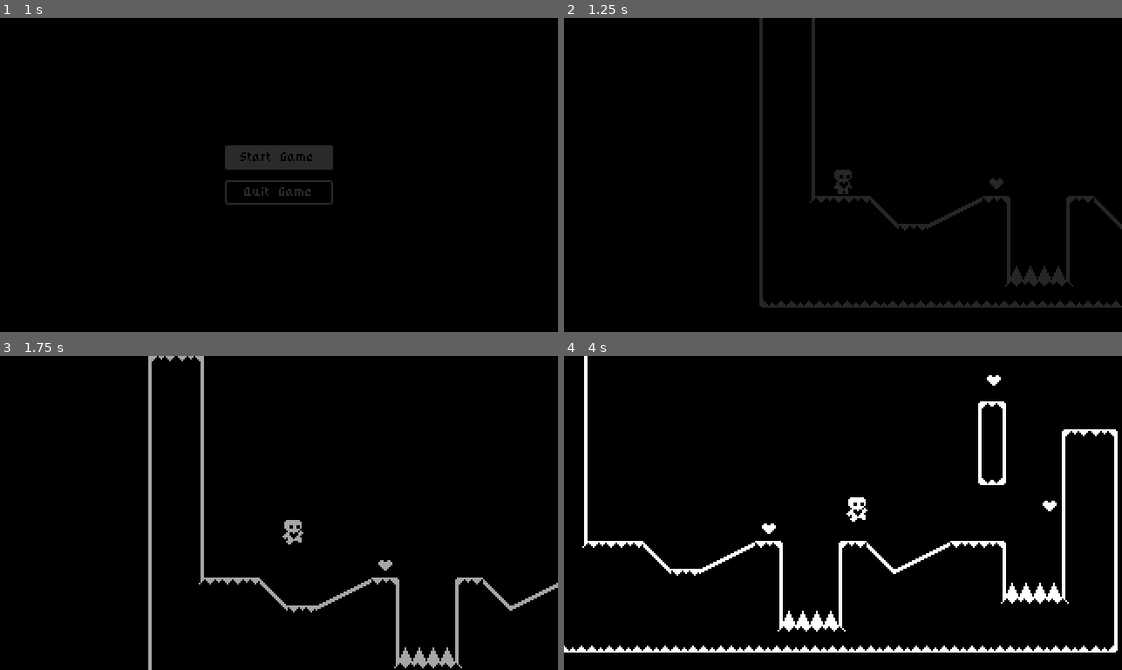
Above: before the commit, frames 1-4 (two rows, left to right).
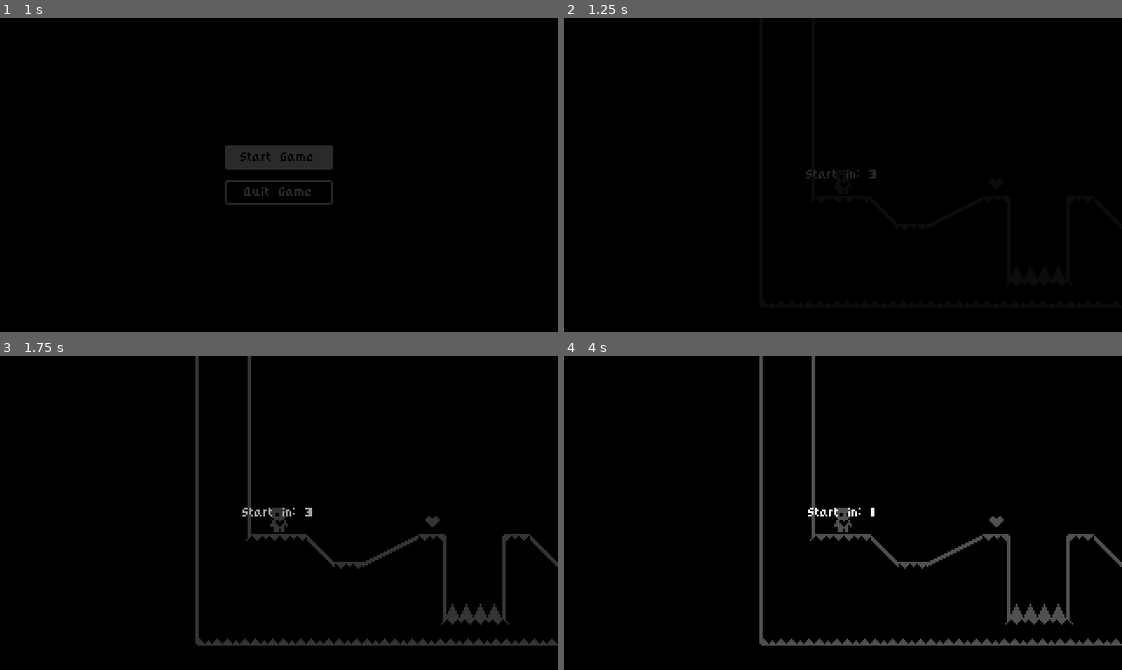
Above: after the commit, the same moments.

Repository: Hitchhiker-Dave/Heart_Beast_Tutorial_Godot4
Game: Godot game, scene res://Scenes/start_menu.tscn
The game is run twice, just before and just after one commit, with the same random seed, the same clock (stepped at 60 frames per second) and the same inputs. Before the commit the project starts from res://start_menu.tscn.
Inputs:
- Up to frame 1 (1 s): click "Start Game" at 0.5 s
- Up to frame 2 (1.25 s): no input
- Up to frame 3 (1.75 s): hold Right (move_right) from 1.28 s (still down); hold Space (jump) from 1.28 s (still down)
- Up to frame 4 (4 s): release Space (jump) at 2.03 s; tap Space (jump) at 2.1, 2.27, 2.57, 3.6, 3.77 s; release Right (move_right) at 2.78 s; hold A (move_left) 2.78-3.53 s; hold Space (jump) 2.78-3.53 s; hold Right (move_right) from 3.53 s (still down)

Frame 1 is identical in both runs. In frame 2, 3.4% of the frame differs, in the area x 35-100%, y 0-93%; in frame 3, 6.1%; in frame 4, 8.7%, in the area x 0-100%, y 0-95%.

Commit message:
Tutorial Finished
Added Countdown and Level Timers as well as a victory screen.

Diff:
--- a/heart.tscn
+++ b/Scenes/heart.tscn
@@ -1,7 +1,7 @@
 [gd_scene load_steps=4 format=3 uid="uid://dbe34lbggrck1"]
 
 [ext_resource type="Script" path="res://Node2D.gd" id="1_fax60"]
-[ext_resource type="Texture2D" uid="uid://b5k64x57ap15u" path="res://heart.png" id="2_65ii2"]
+[ext_resource type="Texture2D" uid="uid://b5k64x57ap15u" path="res://sprites/heart.png" id="2_65ii2"]
 
 [sub_resource type="CircleShape2D" id="CircleShape2D_6bvop"]
 radius = 6.0
--- a/level_1.tscn
+++ b/Scenes/level_1.tscn
@@ -1,10 +1,10 @@
 [gd_scene load_steps=6 format=3 uid="uid://ddm4ejq2mdu3n"]
 
-[ext_resource type="PackedScene" uid="uid://c0b2l12gxrpb3" path="res://world.tscn" id="1_fw8mw"]
-[ext_resource type="PackedScene" uid="uid://bdk8vctr8b2mg" path="res://level_2.tscn" id="2_1bumn"]
-[ext_resource type="PackedScene" uid="uid://bmsevnlhgedh5" path="res://level_tile_map.tscn" id="2_fhpfv"]
-[ext_resource type="PackedScene" uid="uid://pxstnau1emlp" path="res://spikes.tscn" id="3_2eiqw"]
-[ext_resource type="PackedScene" uid="uid://dbe34lbggrck1" path="res://heart.tscn" id="4_5bxkt"]
+[ext_resource type="PackedScene" uid="uid://c0b2l12gxrpb3" path="res://Scenes/world.tscn" id="1_fw8mw"]
+[ext_resource type="PackedScene" uid="uid://bdk8vctr8b2mg" path="res://Scenes/level_2.tscn" id="2_1bumn"]
+[ext_resource type="PackedScene" uid="uid://bmsevnlhgedh5" path="res://Scenes/level_tile_map.tscn" id="2_fhpfv"]
+[ext_resource type="PackedScene" uid="uid://pxstnau1emlp" path="res://Scenes/spikes.tscn" id="3_2eiqw"]
+[ext_resource type="PackedScene" uid="uid://dbe34lbggrck1" path="res://Scenes/heart.tscn" id="4_5bxkt"]
 
 [node name="Level_1" instance=ExtResource("1_fw8mw")]
 next_level = ExtResource("2_1bumn")
--- a/level_2.tscn
+++ b/Scenes/level_2.tscn
@@ -1,8 +1,8 @@
 [gd_scene load_steps=4 format=3 uid="uid://bdk8vctr8b2mg"]
 
-[ext_resource type="PackedScene" uid="uid://c0b2l12gxrpb3" path="res://world.tscn" id="1_nax1i"]
-[ext_resource type="PackedScene" uid="uid://pxstnau1emlp" path="res://spikes.tscn" id="2_viorl"]
-[ext_resource type="PackedScene" uid="uid://dbe34lbggrck1" path="res://heart.tscn" id="3_gpsel"]
+[ext_resource type="PackedScene" uid="uid://c0b2l12gxrpb3" path="res://Scenes/world.tscn" id="1_nax1i"]
+[ext_resource type="PackedScene" uid="uid://pxstnau1emlp" path="res://Scenes/spikes.tscn" id="2_viorl"]
+[ext_resource type="PackedScene" uid="uid://dbe34lbggrck1" path="res://Scenes/heart.tscn" id="3_gpsel"]
 
 [node name="Level_2" instance=ExtResource("1_nax1i")]
 
--- /dev/null
+++ b/Scenes/level_completed.tscn
@@ -0,0 +1,49 @@
+[gd_scene load_steps=2 format=3 uid="uid://ccqcots4kybt7"]
+
+[ext_resource type="Script" path="res://level_completed.gd" id="1_yakdp"]
+
+[node name="LevelCompleted" type="ColorRect"]
+process_mode = 3
+anchors_preset = 15
+anchor_right = 1.0
+anchor_bottom = 1.0
+grow_horizontal = 2
+grow_vertical = 2
+color = Color(0, 0, 0, 0.396078)
+script = ExtResource("1_yakdp")
+
+[node name="CenterContainer" type="CenterContainer" parent="."]
+layout_mode = 1
+anchors_preset = 15
+anchor_right = 1.0
+anchor_bottom = 1.0
+grow_horizontal = 2
+grow_vertical = 2
+
+[node name="VBoxContainer" type="VBoxContainer" parent="CenterContainer"]
+layout_mode = 2
+
+[node name="Label" type="Label" parent="CenterContainer/VBoxContainer"]
+layout_mode = 2
+theme_override_font_sizes/font_size = 18
+text = "Level Completed"
+horizontal_alignment = 1
+
+[node name="HBoxContainer" type="HBoxContainer" parent="CenterContainer/VBoxContainer"]
+layout_mode = 2
+alignment = 1
+
+[node name="RetryButton" type="Button" parent="CenterContainer/VBoxContainer/HBoxContainer"]
+unique_name_in_owner = true
+custom_minimum_size = Vector2(64, 16)
+layout_mode = 2
+text = "Retry"
+
+[node name="NextLevelButton" type="Button" parent="CenterContainer/VBoxContainer/HBoxContainer"]
+unique_name_in_owner = true
+custom_minimum_size = Vector2(64, 16)
+layout_mode = 2
+text = "Next Level"
+
+[connection signal="pressed" from="CenterContainer/VBoxContainer/HBoxContainer/RetryButton" to="." method="_on_retry_button_pressed"]
+[connection signal="pressed" from="CenterContainer/VBoxContainer/HBoxContainer/NextLevelButton" to="." method="_on_next_level_button_pressed"]
--- a/level_tile_map.tscn
+++ b/Scenes/level_tile_map.tscn
@@ -1,6 +1,6 @@
 [gd_scene load_steps=8 format=3 uid="uid://bmsevnlhgedh5"]
 
-[ext_resource type="Texture2D" uid="uid://oc0fo6fg4lw5" path="res://tileset.png" id="1_vicmi"]
+[ext_resource type="Texture2D" uid="uid://oc0fo6fg4lw5" path="res://sprites/tileset.png" id="1_vicmi"]
 [ext_resource type="Texture2D" uid="uid://cx15mkfgkscdf" path="res://slopes.png" id="2_6giho"]
 [ext_resource type="Texture2D" uid="uid://drua8oauxvr2e" path="res://slopes_flipped.png" id="3_v2hb0"]
 
--- /dev/null
+++ b/Scenes/victory_screen.tscn
@@ -0,0 +1,27 @@
+[gd_scene load_steps=2 format=3 uid="uid://dtpoi3vbucca0"]
+
+[ext_resource type="Script" path="res://victory_screen.gd" id="1_xq7l6"]
+
+[node name="VictoryScreen" type="CenterContainer"]
+anchors_preset = 15
+anchor_right = 1.0
+anchor_bottom = 1.0
+grow_horizontal = 2
+grow_vertical = 2
+script = ExtResource("1_xq7l6")
+
+[node name="VBoxContainer" type="VBoxContainer" parent="."]
+layout_mode = 2
+alignment = 1
+
+[node name="Label" type="Label" parent="VBoxContainer"]
+layout_mode = 2
+text = "You Win!"
+horizontal_alignment = 1
+
+[node name="MenuButton" type="Button" parent="VBoxContainer"]
+custom_minimum_size = Vector2(64, 16)
+layout_mode = 2
+text = "Return to Main Menu"
+
+[connection signal="pressed" from="VBoxContainer/MenuButton" to="." method="_on_menu_button_pressed"]
--- /dev/null
+++ b/Scenes/world.tscn
@@ -0,0 +1,98 @@
+[gd_scene load_steps=8 format=3 uid="uid://c0b2l12gxrpb3"]
+
+[ext_resource type="Script" path="res://world.gd" id="1_crp78"]
+[ext_resource type="PackedScene" uid="uid://cxhbgysk4o3wk" path="res://player.tscn" id="2_7xh2h"]
+[ext_resource type="PackedScene" uid="uid://bmsevnlhgedh5" path="res://Scenes/level_tile_map.tscn" id="2_ds16n"]
+[ext_resource type="PackedScene" uid="uid://ccqcots4kybt7" path="res://Scenes/level_completed.tscn" id="5_dxavg"]
+
+[sub_resource type="Animation" id="Animation_dqkf7"]
+length = 0.001
+tracks/0/type = "value"
+tracks/0/imported = false
+tracks/0/enabled = true
+tracks/0/path = NodePath("CanvasLayer/StartIn/CenterContainer/StartInLabel:text")
+tracks/0/interp = 1
+tracks/0/loop_wrap = true
+tracks/0/keys = {
+"times": PackedFloat32Array(0),
+"transitions": PackedFloat32Array(1),
+"update": 1,
+"values": ["Start in: 3"]
+}
+
+[sub_resource type="Animation" id="Animation_pr1xa"]
+resource_name = "countdown"
+length = 3.0
+tracks/0/type = "value"
+tracks/0/imported = false
+tracks/0/enabled = true
+tracks/0/path = NodePath("CanvasLayer/StartIn/CenterContainer/StartInLabel:text")
+tracks/0/interp = 1
+tracks/0/loop_wrap = true
+tracks/0/keys = {
+"times": PackedFloat32Array(0, 1, 2),
+"transitions": PackedFloat32Array(1, 1, 1),
+"update": 1,
+"values": ["Start in: 3", "Start in: 2", "Start in: 1
+"]
+}
+
+[sub_resource type="AnimationLibrary" id="AnimationLibrary_mwfca"]
+_data = {
+"RESET": SubResource("Animation_dqkf7"),
+"countdown": SubResource("Animation_pr1xa")
+}
+
+[node name="World" type="Node2D"]
+script = ExtResource("1_crp78")
+
+[node name="Player" parent="." instance=ExtResource("2_7xh2h")]
+
+[node name="CanvasLayer" type="CanvasLayer" parent="."]
+
+[node name="LevelCompleted" parent="CanvasLayer" instance=ExtResource("5_dxavg")]
+visible = false
+
+[node name="StartIn" type="ColorRect" parent="CanvasLayer"]
+unique_name_in_owner = true
+offset_right = 320.0
+offset_bottom = 180.0
+size_flags_horizontal = 3
+color = Color(0, 0, 0, 0.686275)
+
+[node name="CenterContainer" type="CenterContainer" parent="CanvasLayer/StartIn"]
+layout_mode = 1
+anchors_preset = 15
+anchor_right = 1.0
+anchor_bottom = 1.0
+grow_horizontal = 2
+grow_vertical = 2
+
+[node name="StartInLabel" type="Label" parent="CanvasLayer/StartIn/CenterContainer"]
+unique_name_in_owner = true
+layout_mode = 2
+text = "Start in: 3"
+
+[node name="CenterContainer" type="CenterContainer" parent="CanvasLayer"]
+anchors_preset = 10
+anchor_right = 1.0
+offset_top = 4.0
+offset_bottom = 14.0
+grow_horizontal = 2
+
+[node name="LevelTimeLabel" type="Label" parent="CanvasLayer/CenterContainer"]
+unique_name_in_owner = true
+custom_minimum_size = Vector2(32, 0)
+layout_mode = 2
+vertical_alignment = 1
+
+[node name="LevelTileMap" parent="." instance=ExtResource("2_ds16n")]
+
+[node name="AnimationPlayer" type="AnimationPlayer" parent="."]
+process_mode = 3
+libraries = {
+"": SubResource("AnimationLibrary_mwfca")
+}
+
+[connection signal="next_level" from="CanvasLayer/LevelCompleted" to="." method="_on_level_completed_next_level"]
+[connection signal="retry" from="CanvasLayer/LevelCompleted" to="." method="_on_level_completed_retry"]
--- a/black_9slice.tres
+++ b/black_9slice.tres
@@ -1,6 +1,6 @@
 [gd_resource type="StyleBoxTexture" load_steps=2 format=3 uid="uid://cba6ugncvj6s2"]
 
-[ext_resource type="Texture2D" uid="uid://cpojm5y4m5dsa" path="res://black_9slice.png" id="1_mvu7r"]
+[ext_resource type="Texture2D" uid="uid://cpojm5y4m5dsa" path="res://sprites/black_9slice.png" id="1_mvu7r"]
 
 [resource]
 texture = ExtResource("1_mvu7r")
--- /dev/null
+++ b/level_completed.gd
@@ -0,0 +1,14 @@
+extends ColorRect
+
+#Custom signal delaration since this is a packed scene within World
+signal retry()
+signal next_level()
+
+@onready var retry_button = %RetryButton
+@onready var next_level_button = %NextLevelButton
+
+func _on_retry_button_pressed():
+	retry.emit()
+
+func _on_next_level_button_pressed():
+	next_level.emit()
--- a/level_completed.tscn
+++ /dev/null
@@ -1,22 +0,0 @@
-[gd_scene format=3 uid="uid://ccqcots4kybt7"]
-
-[node name="LevelCompleted" type="ColorRect"]
-anchors_preset = 15
-anchor_right = 1.0
-anchor_bottom = 1.0
-grow_horizontal = 2
-grow_vertical = 2
-color = Color(0, 0, 0, 0.396078)
-
-[node name="CenterContainer" type="CenterContainer" parent="."]
-layout_mode = 1
-anchors_preset = 15
-anchor_right = 1.0
-anchor_bottom = 1.0
-grow_horizontal = 2
-grow_vertical = 2
-
-[node name="Label" type="Label" parent="CenterContainer"]
-layout_mode = 2
-theme_override_font_sizes/font_size = 18
-text = "Level Completed"
--- a/player.gd
+++ b/player.gd
@@ -50,15 +50,15 @@
 	if is_on_floor(): air_jump = true
 
 	if is_on_floor() or coyote_jump_timer.time_left > 0.0:
-		#air_jump = true
 
-		if Input.is_action_just_pressed("jump"):
+		if Input.is_action_pressed("jump"): #used instead of is_action_just pressed for jump buffering
 			velocity.y = JUMP_VELOCITY #move and slide applies delta when changing velocity
 
 	#Must be an elif so that coyote time isn't overridden by the double jump
 	elif not is_on_floor(): #Handling for Short Hops; not an else statement due to coyote time condition above
 		if Input.is_action_just_released("jump") and velocity.y < JUMP_VELOCITY / 2: #If in the air and the jump key is released
 			velocity.y = JUMP_VELOCITY / 2
+			coyote_jump_timer.stop()
 
 		#Double Jump
 		if Input.is_action_just_pressed('jump') and air_jump and not just_wall_jumped:
@@ -112,7 +112,7 @@
 	if was_on_wall:
 		was_wall_normal = get_wall_normal()
 
-	update_animations(direction)
+
 
 	move_and_slide()
 
@@ -129,7 +129,9 @@
 	if just_left_wall:
 		wall_jump_timer.start()
 
+	update_animations(direction)
+
 #detect hazard; do not need to specifiy area as long as HazardDetector node looks towards the hazard layer
-func _on_hazard_detector_area_entered(area):
+func _on_hazard_detector_area_entered(_area):
 	#basically simulate instant death by "respawning" player at the starting position
 	global_position = starting_position
--- a/player.tscn
+++ b/player.tscn
@@ -2,7 +2,7 @@
 
 [ext_resource type="Script" path="res://player.gd" id="1_cuhup"]
 [ext_resource type="Resource" uid="uid://cblltk018d13h" path="res://DefaultMovementData.tres" id="2_6rych"]
-[ext_resource type="Texture2D" uid="uid://jecjo7fmyy7" path="res://player.png" id="2_iuy2l"]
+[ext_resource type="Texture2D" uid="uid://jecjo7fmyy7" path="res://sprites/player.png" id="2_iuy2l"]
 
 [sub_resource type="AtlasTexture" id="AtlasTexture_iy3sx"]
 atlas = ExtResource("2_iuy2l")
--- a/project.godot
+++ b/project.godot
@@ -11,14 +11,14 @@
 [application]
 
 config/name="Heartbeast Godot 4 Platformer Tutorial"
-run/main_scene="res://start_menu.tscn"
+run/main_scene="res://Scenes/start_menu.tscn"
 config/features=PackedStringArray("4.1", "Forward Plus")
 config/icon="res://icon.svg"
 
 [autoload]
 
 Events="*res://Events.gd"
-LevelTransition="*res://level_transition.tscn"
+LevelTransition="*res://Scenes/level_transition.tscn"
 
 [display]
 
--- a/start_menu.gd
+++ b/start_menu.gd
@@ -8,7 +8,7 @@
 
 func _on_start_game_button_pressed():
 	await LevelTransition.fade_to_black()
-	get_tree().change_scene_to_file("res://level_1.tscn")
+	get_tree().change_scene_to_file("res://Scenes/level_1.tscn")
 	LevelTransition.fade_from_black()
 
 
--- /dev/null
+++ b/victory_screen.gd
@@ -0,0 +1,7 @@
+extends CenterContainer
+
+func _ready():
+	LevelTransition.fade_from_black()
+
+func _on_menu_button_pressed():
+	get_tree().change_scene_to_file("res://Scenes/start_menu.tscn")
--- a/white_9slice.tres
+++ b/white_9slice.tres
@@ -1,6 +1,6 @@
 [gd_resource type="StyleBoxTexture" load_steps=2 format=3 uid="uid://bxqjwlnc1ru5m"]
 
-[ext_resource type="Texture2D" uid="uid://q3e4irngvoua" path="res://white_9slice.png" id="1_enjrd"]
+[ext_resource type="Texture2D" uid="uid://q3e4irngvoua" path="res://sprites/white_9slice.png" id="1_enjrd"]
 
 [resource]
 texture = ExtResource("1_enjrd")
--- a/world.gd
+++ b/world.gd
@@ -1,24 +1,60 @@
 extends Node2D
 
 @export var next_level: PackedScene
+
+var level_time = 0.0
+var start_level_msec = 0.0
 
 #accessing specific child nodes via code
 @onready var collision_polygon_2d = $StaticBody2D/CollisionPolygon2D
 @onready var polygon2d = $StaticBody2D/CollisionPolygon2D/Polygon2D
 @onready var level_completed = $CanvasLayer/LevelCompleted
+@onready var start_in = %StartIn
+@onready var start_in_label = %StartInLabel
+@onready var animation_player = $AnimationPlayer
+@onready var level_time_label = %LevelTimeLabel
 
 func _ready():
+	if not next_level is PackedScene:
+		level_completed.next_level_button.text = "Victory Screen"
+		next_level = load("res://Scenes/victory_screen.tscn")
+
 	Events.level_completed.connect(show_level_completed) #note: parenthesis not included to avoid function call
+
+	#A bunch of shit to handle pausing the game while a countdown plays
+	get_tree().paused = true
+	start_in.visible = true
+	LevelTransition.fade_from_black()
+	animation_player.play("countdown")
+	await animation_player.animation_finished
+	get_tree().paused = false
+	start_in.visible = false
+	start_level_msec = Time.get_ticks_msec()
+
+func _process(delta):
+	level_time = Time.get_ticks_msec() - start_level_msec
+	level_time_label.text = str(level_time / 1000.0)
+
+func retry_level():
+	await  LevelTransition.fade_to_black()
+	get_tree().paused = false
+	get_tree().change_scene_to_file(scene_file_path)
+
+func go_to_next_level():
+	if not next_level is PackedScene: return #Check if there is a next level
+
+	LevelTransition.fade_to_black()
+	get_tree().change_scene_to_packed(next_level) #use change_scene_to_packed instead of file since level templates are packed scenes
+	get_tree().paused =false #Give back player control
 
 func show_level_completed():
 	level_completed.show() #Toggle level complete screen from invisible to visible
+	level_completed.retry_button.grab_focus()
 	get_tree().paused =true #Stop game from running
-	await get_tree().create_timer(0.5).timeout #Create independent timer so the next level transistion pauses for a moment
 
-	#Move to next level
-	if not next_level is PackedScene: return #Check if there is a next level
+#Next Level and Retry Level Handling
+func _on_level_completed_retry():
+	retry_level()
 
-	await LevelTransition.fade_to_black()
-	get_tree().change_scene_to_packed(next_level) #use change_scene_to_packed instead of file since level templates are packed scenes
-	get_tree().paused =false #Give back player control
-	await LevelTransition.fade_from_black()
+func _on_level_completed_next_level():
+	go_to_next_level()
--- a/world.tscn
+++ /dev/null
@@ -1,18 +0,0 @@
-[gd_scene load_steps=5 format=3 uid="uid://c0b2l12gxrpb3"]
-
-[ext_resource type="Script" path="res://world.gd" id="1_crp78"]
-[ext_resource type="PackedScene" uid="uid://cxhbgysk4o3wk" path="res://player.tscn" id="2_7xh2h"]
-[ext_resource type="PackedScene" uid="uid://bmsevnlhgedh5" path="res://level_tile_map.tscn" id="2_ds16n"]
-[ext_resource type="PackedScene" uid="uid://ccqcots4kybt7" path="res://level_completed.tscn" id="5_dxavg"]
-
-[node name="World" type="Node2D"]
-script = ExtResource("1_crp78")
-
-[node name="Player" parent="." instance=ExtResource("2_7xh2h")]
-
-[node name="CanvasLayer" type="CanvasLayer" parent="."]
-
-[node name="LevelCompleted" parent="CanvasLayer" instance=ExtResource("5_dxavg")]
-visible = false
-
-[node name="LevelTileMap" parent="." instance=ExtResource("2_ds16n")]
Renamed: hazard_area.tscn -> Scenes/hazard_area.tscn
Renamed: level_transition.tscn -> Scenes/level_transition.tscn
Renamed: spikes.tscn -> Scenes/spikes.tscn
Renamed: start_menu.tscn -> Scenes/start_menu.tscn
Renamed: black_9slice.png -> sprites/black_9slice.png
Not shown, changed: sprites/black_9slice.png.import
Renamed: heart.png -> sprites/heart.png
Not shown, changed: sprites/heart.png.import
Renamed: player.png -> sprites/player.png
Not shown, changed: sprites/player.png.import
Renamed: slopes.png -> sprites/slopes.png
Not shown, changed: sprites/slopes.png.import
(and 6 more such lines)
